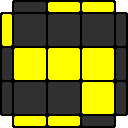
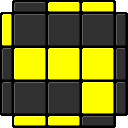
Comparing the layer stacks of the two 128px x 128px images. Changes:
painted on "color" over [2, 2, 126, 126]
